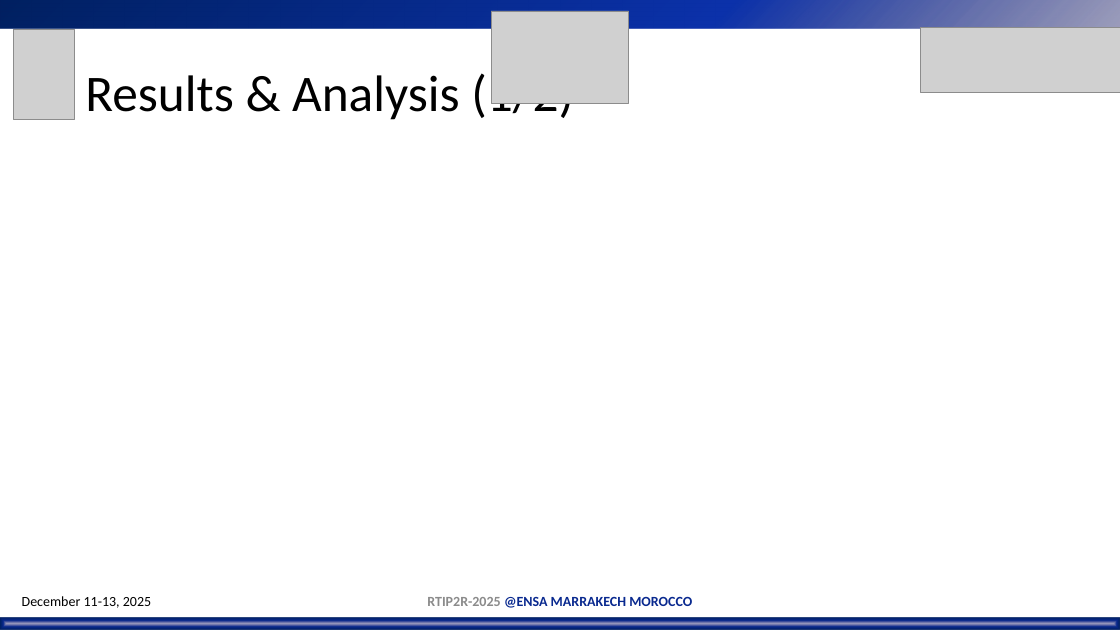
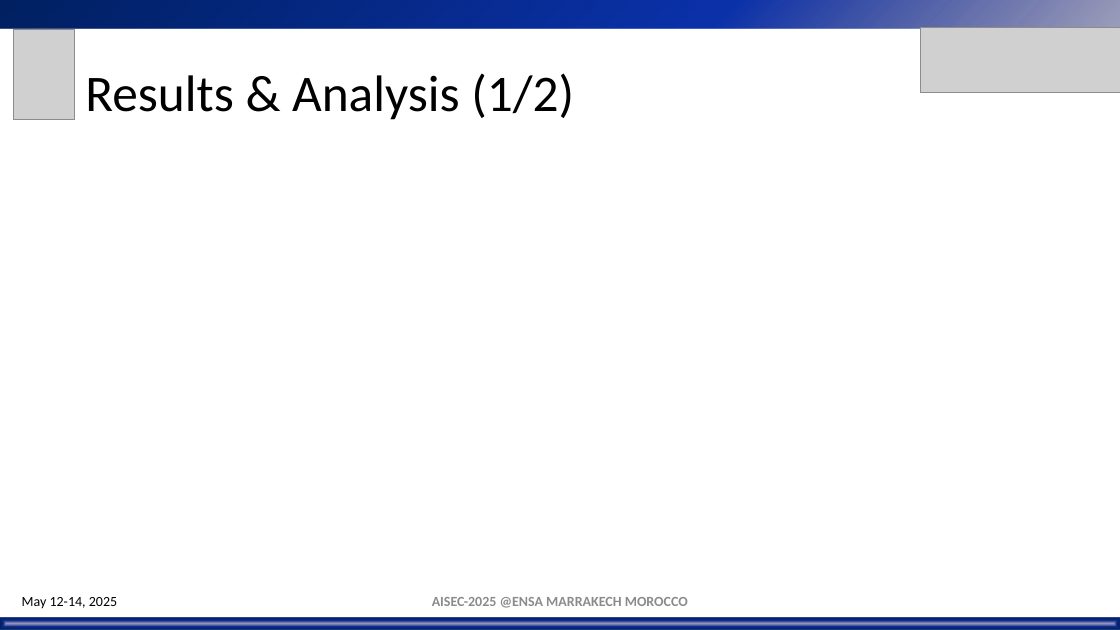
Before and after one commit to mohamedjouhari/Aisec25, a slide deck: slide 10 of AisecConf/Doc/AISEC-2025-PRESENTATION-TEMPLATE.pptx. Drawn at 1120x630 pixels with LibreOffice and Linux fonts; fonts in the diff are those of the drawing; grey boxes stand for pictures; background and template pictures are left out. Boxes give left, top, right and bottom in pixels: in the first picture for what was removed or moved away, otherwise in the second. Text is boxed around its words. In the diff, an @@ line names an element or a change of style, - is before the commit and + after.

```diff
--- a/AisecConf/Doc/AISEC-2025-PRESENTATION-TEMPLATE.pptx
+++ b/AisecConf/Doc/AISEC-2025-PRESENTATION-TEMPLATE.pptx
@@ picture removed at (492, 11, 629, 103) @@
@@ text at (22, 597, 117, 609): text changed @@
-December 11-13, 2025
+May 12-14, 2025
@@ text at (432, 597, 688, 608): text changed; text colour #09298F to #8C8C8C @@
-RTIP2R-2025 @ENSA MARRAKECH MOROCCO
+AISEC-2025 @ENSA MARRAKECH MOROCCO
```
Also in this commit, not shown: 12 other slides changed, 1 slide removed.
